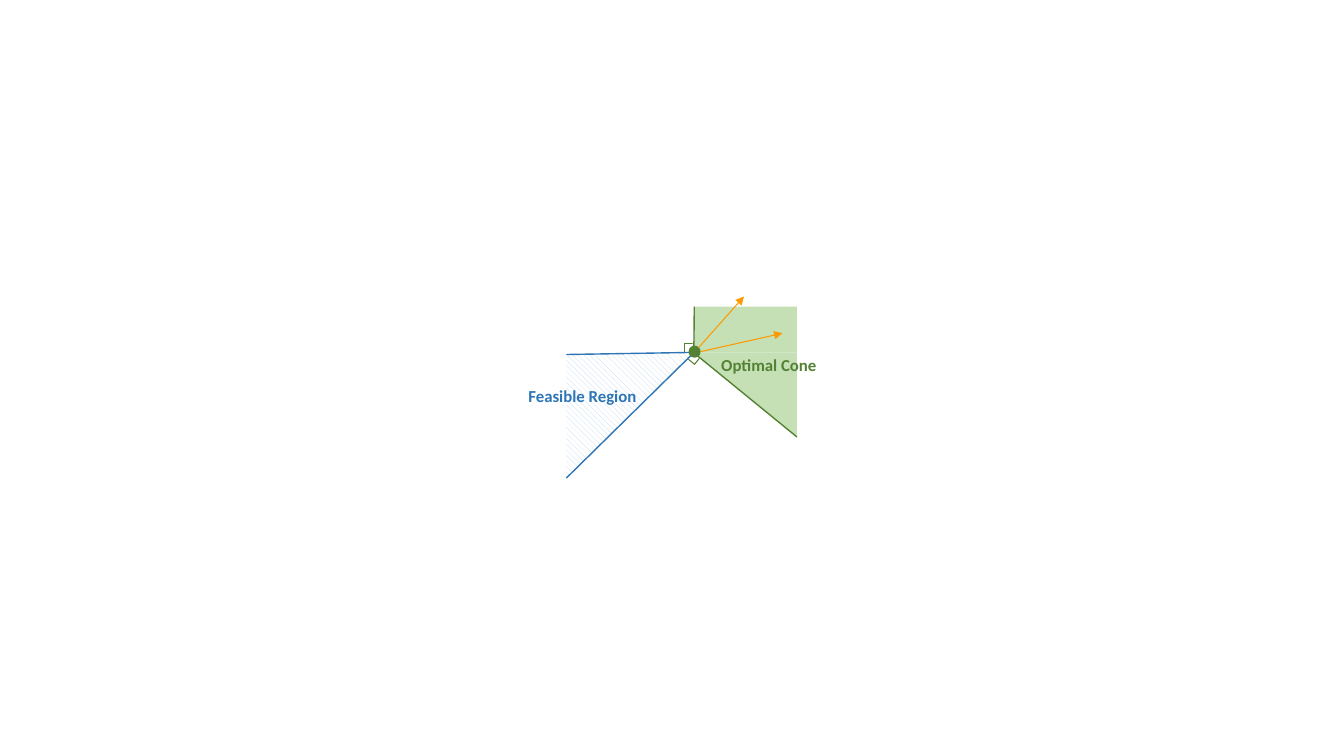
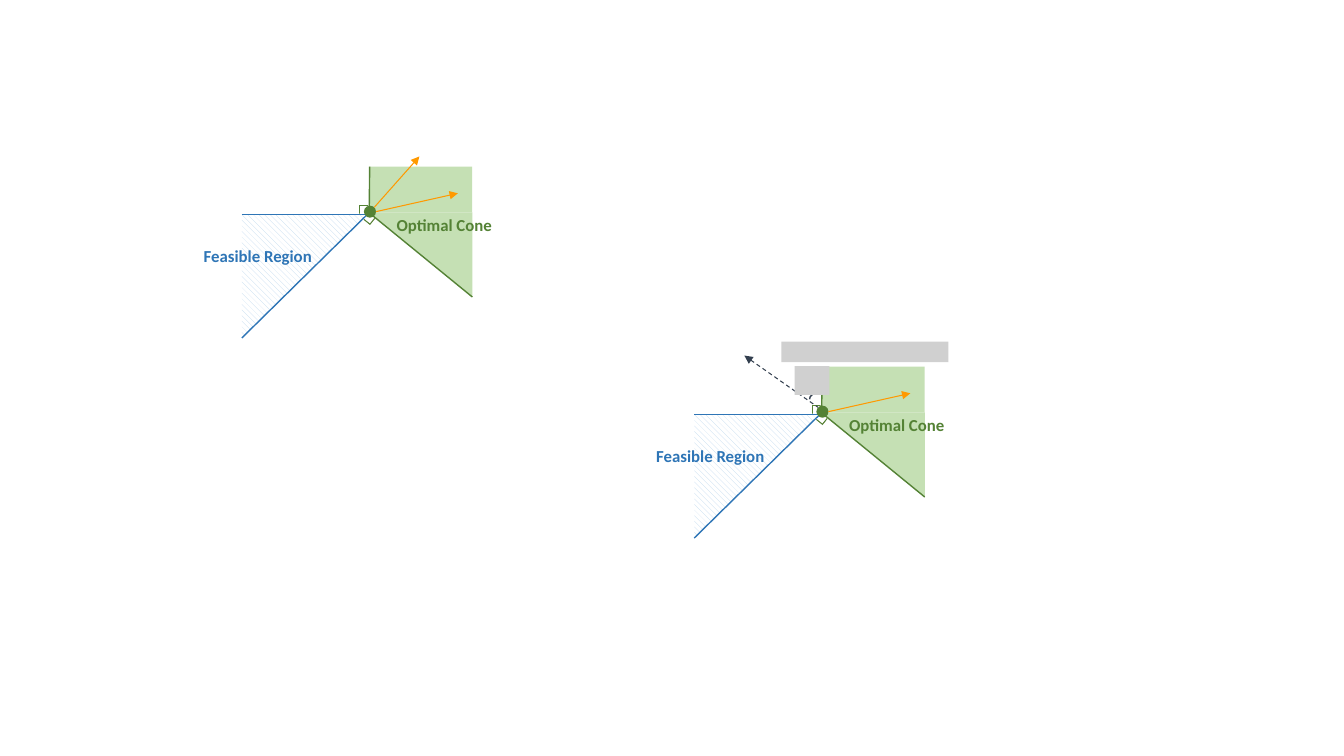
Before and after one commit to khalil-research/CaVE, a slide deck: slide 2 of images/axis.pptx. Drawn at 1344x756 pixels with LibreOffice and Linux fonts; fonts in the diff are those of the drawing; grey boxes stand for pictures; background and template pictures are left out. Boxes give left, top, right and bottom in pixels: in the first picture for what was removed or moved away, otherwise in the second. Text is boxed around its words. In the diff, an @@ line names an element or a change of style, - is before the commit and + after.

```diff
--- a/images/axis.pptx
+++ b/images/axis.pptx
@@ 4 lines, 2 texts, 2 right triangles, 2 corners, 2 arrows, 1 rectangle, 1 ellipse moved together from (x1=528, y1=296, x2=816, y2=479) to (x1=204, y1=156, x2=491, y2=339) @@
@@ group added at (x1=656, y1=342, x2=949, y2=538): 4 lines, 2 right triangles, 2 texts, 2 corners, 2 arrows, 2 pictures, 1 rectangle, 1 ellipse, 1 arc (boxed as its full ellipse) @@
+Optimal Cone
+Feasible Region
```
Also in this commit, not shown: 7 other files.
